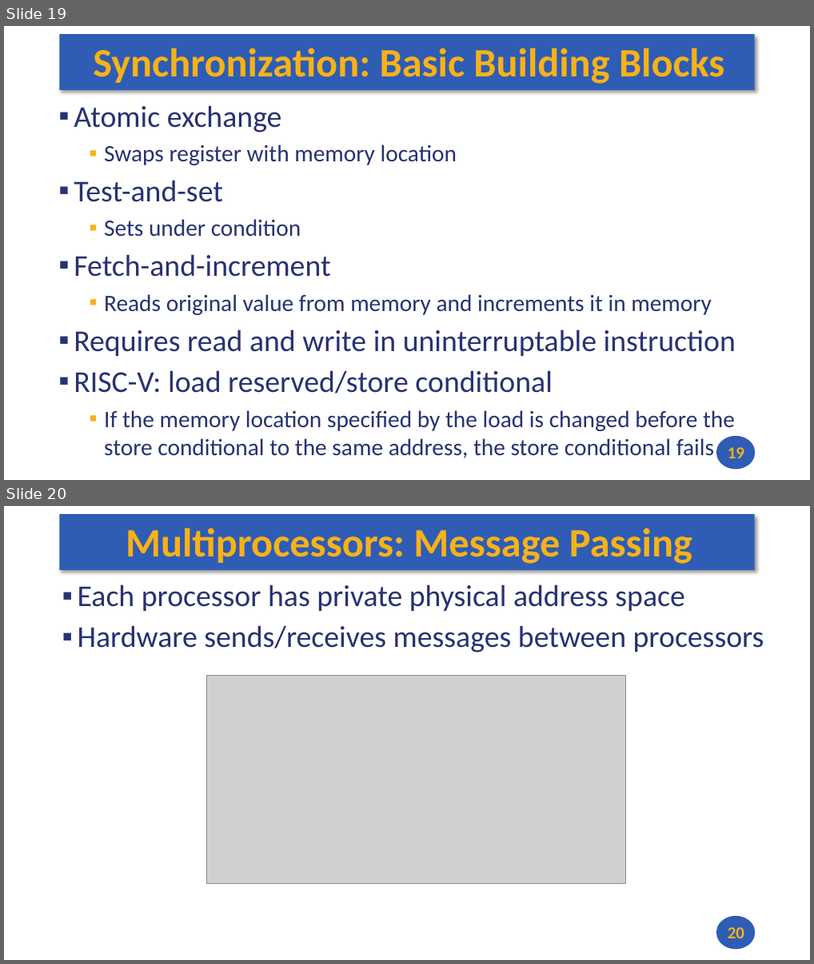
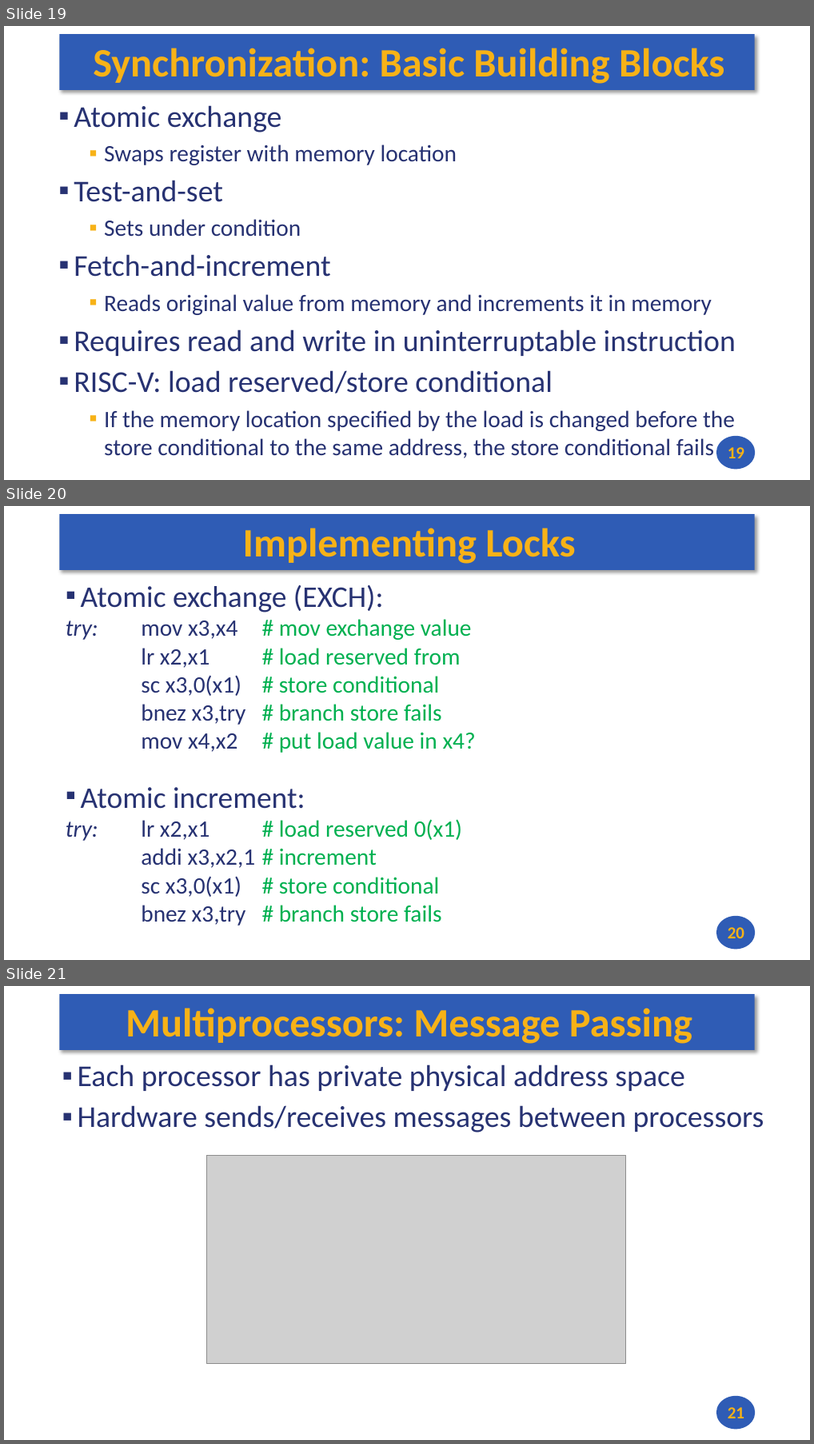
Before and after one commit to andrewt0301/hse-acos-course, a slide deck: docs/part1ca/14_TLP/CA_Lecture_14.pptx. Shown one above the other, each under a label of ours: slides 19 and 20 before the commit, slides 19, 20 and 21 after it. The pictures are 814x964 and 814x1444 pixels, drawn with LibreOffice and Linux fonts; fonts in the diff are those of the drawing; grey boxes stand for pictures. Boxes give left, top, right and bottom in pixels: in the first picture for what was removed or moved away, otherwise in the second. Text is boxed around its words. In the diff, an @@ line names an element or a change of style, - is before the commit and + after.

```diff
--- a/docs/part1ca/14_TLP/CA_Lecture_14.pptx
+++ b/docs/part1ca/14_TLP/CA_Lecture_14.pptx
@@ slide 20 added at (4, 506, 810, 960), background #FFFFFF; not listed: 2 template elements that a slide beside it also shows @@
@@ title added at (243, 528, 575, 564), 48 pt, text #F7B217, bold @@
+Implementing Locks
@@ text added at (66, 585, 476, 925), 28 pt, text #00B050 @@
+▪ Atomic exchange (EXCH):
+try: mov x3,x4 # mov exchange value
+lr x2,x1 # load reserved from
+sc x3,0(x1) # store conditional
+bnez x3,try # branch store fails
+mov x4,x2 # put load value in x4?
+▪ Atomic increment:
+try: lr x2,x1 # load reserved 0(x1)
+addi x3,x2,1 # increment
+sc x3,0(x1) # store conditional
+bnez x3,try # branch store fails
@@ page number added at (728, 927, 745, 938), 20 pt, text #F7B217, bold @@
+20
@@ what was slide 20 is now slide 21 @@
@@ page number at (728, 1407, 745, 1418): text changed @@
-20
+21
```
Also in this commit, not shown: 3 other files.
